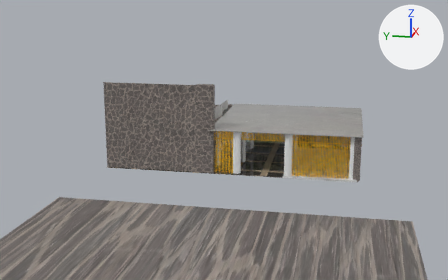
One commit to the OBJ model ConfigInicial/Models/escuela/Facultad.obj: the scene before it, then after it.
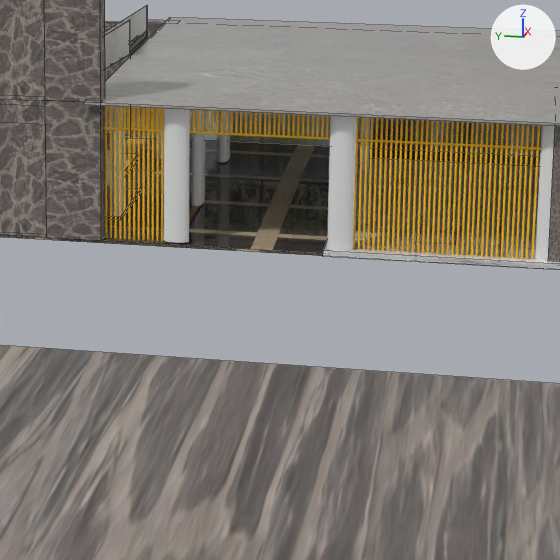
Old and new are each drawn whole from a 50 mm lens placed at (-3919.0, -585.0, 1110.0), pointed at (-361.0, 127.0, 220.0) and again close up on the part from 41% to 80% of the width and 35% to 97% of the height. Lighting does not change. The marker at upper right points along +X, +Y and +Z. The first two pictures are the older version. The close-ups show mesh edges as thin lines. Where no turn or scale is listed for an object, it has been applied to the vertices.

The older version as bpy lines, for what is in view:
```python
ob_fi_a = bpy.data.objects.new('FI_A', me_fi_a)
ob_fi_a.location = (0.0, 0.0, 0.0)
ob_paredafuera_002 = bpy.data.objects.new('ParedAfuera.002', me_paredafuera_002)
ob_paredafuera_002.location = (0.0, 0.0, 0.0)
ob_trabe11 = bpy.data.objects.new('Trabe11', me_trabe11)
ob_trabe11.location = (0.0, 0.0, 0.0)
# also in view: 'PisoBase' at (69.0, 107.0, 3.0); 'Pared_plancha' at (-194.0, -661.0, 140.0); 'Escaleras.006' at (90.0, 331.0, 250.0); 'Techo' at (84.0, -233.0, 276.0); 'Puerta' at (-328.0, -242.0, 139.0)
```
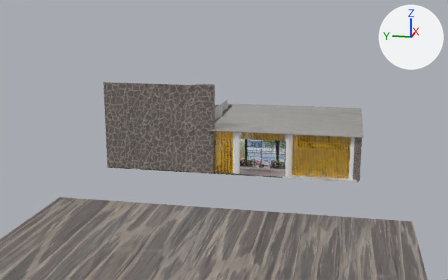
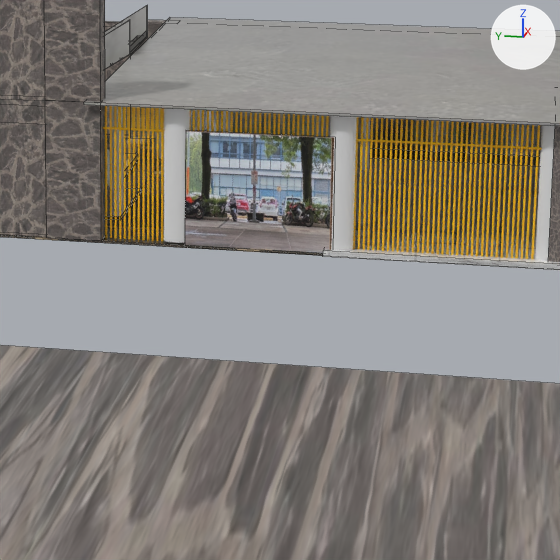
Location of each change, [x1, y1, x2, y2] in pixels of the close-ups (560 x 560 px):
'Entrada', added
    after: [185, 130, 334, 253]
'PisoBase', unchanged, covered by the edit
    both: [0, 136, 540, 256]

The edits, one by one:
Picture 'EntradaFac.png' (img_entradafac_png) is new.
Material 'Material.019' (mat_material_019) is new.
Its texture is img_entradafac_png.
Its roughness is 0.0.
Mesh me_entrada is new.
It has 4 vertices, 1 face and spans x -342.0, y -246.0..34.0, z 0.0..228.0.
It uses material mat_material_019 (picture img_entradafac_png).
Object 'Entrada' (ob_entrada) is new; it shows me_entrada.
Its location is (0.0, 0.0, 0.0).
